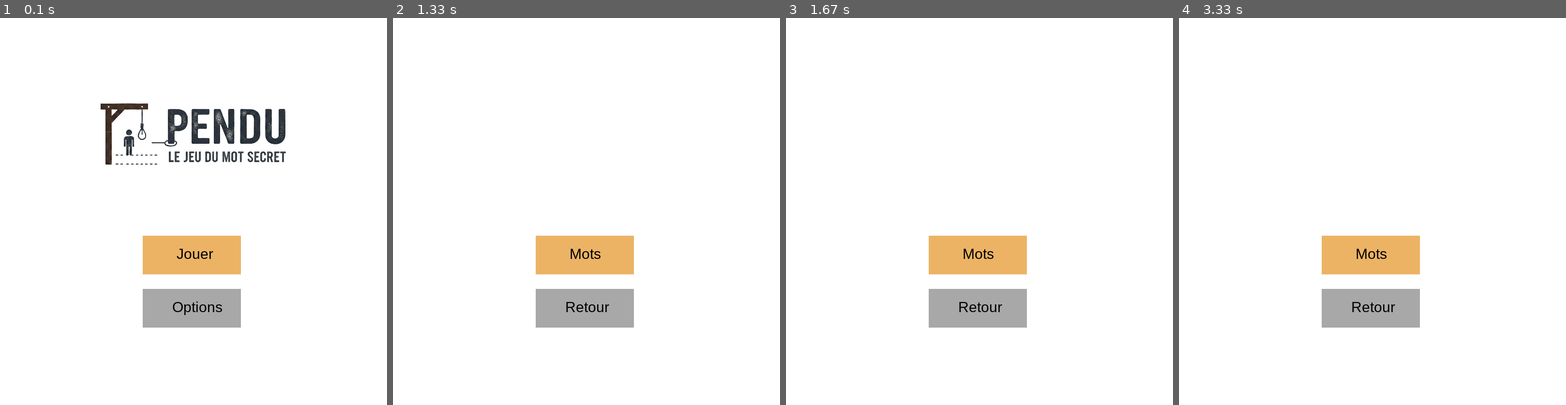
Above: before the commit, frames 1-4 (left to right).
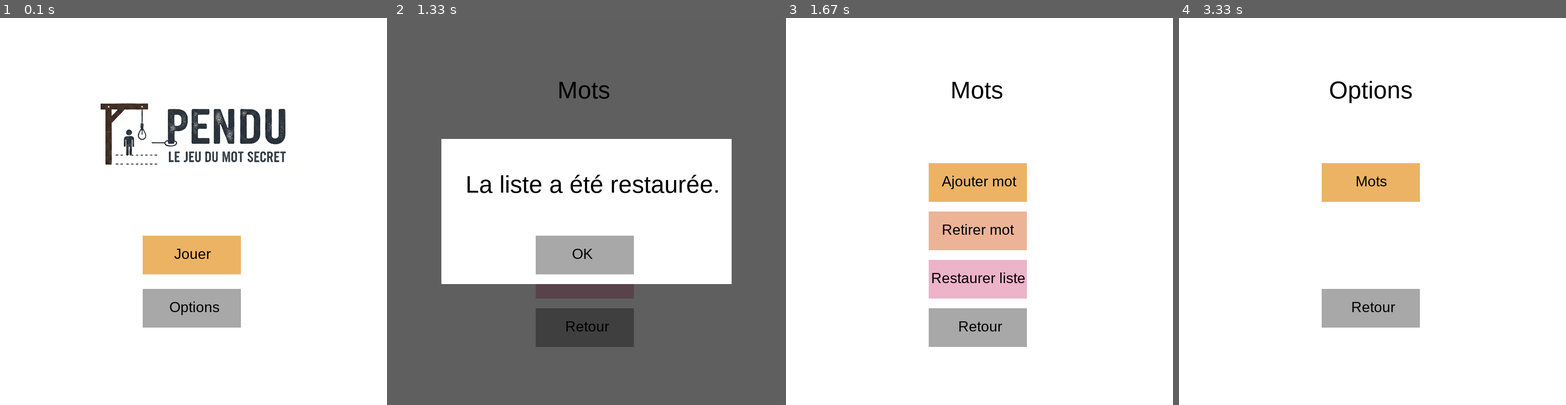
Above: after the commit, the same moments.

Repository: nicolas-riera/pendu
Game: pygame game, started from main.py
The game is run twice, just before and just after one commit, with the same random seed, the same clock (stepped at 60 frames per second) and the same inputs.
Inputs (mouse positions are in pixels of both pictures, inside the frame that each line leads up to):
- Up to frame 1 (0.1 s): no input
- Up to frame 2 (1.33 s): press the mouse at (586, 308) at 0.37 s; move the mouse to (590, 315) at 0.47 s; release the mouse at (598, 327) at 0.6 s; press the mouse at (586, 180) at 0.7 s; move the mouse to (516, 254) at 0.8 s; release the mouse at (451, 323) at 0.93 s; press the mouse at (586, 281) at 1.03 s; move the mouse to (617, 219) at 1.13 s; release the mouse at (648, 157) at 1.27 s
- Up to frame 3 (1.67 s): press the mouse at (979, 254) at 1.37 s; move the mouse to (964, 168) at 1.47 s; release the mouse at (948, 87) at 1.6 s
- Up to frame 4 (3.33 s): press the mouse at (1372, 327) at 1.7 s; move the mouse to (1298, 265) at 1.8 s; release the mouse at (1229, 199) at 1.93 s; press the mouse at (1372, 308) at 2.03 s; move the mouse to (1384, 331) at 2.13 s; release the mouse at (1399, 358) at 2.27 s; press the mouse at (1372, 308) at 2.37 s; move the mouse to (1310, 215) at 2.47 s; release the mouse at (1248, 126) at 2.6 s; press the mouse at (1372, 308) at 2.7 s; move the mouse to (1387, 230) at 2.8 s; release the mouse at (1411, 157) at 2.93 s; press the mouse at (1372, 308) at 3.03 s; move the mouse to (1333, 296) at 3.13 s; release the mouse at (1298, 281) at 3.27 s

The runs differ from the first frame. In frame 1, 0.3% of the frame differs, in the area x 43-58%, y 59-77%; in frame 2, 75%, in the area x 0-100%, y 0-100%; in frame 3, 10%; in frame 4, 5.4%.

Commit message:
feat(menu): added options menus buttons (add word, remove word, reset word list) and fully working reset list setting

Diff:
--- a/src/lib/menu.py
+++ b/src/lib/menu.py
@@ -36,12 +36,12 @@
         pygame.draw.rect(screen, (236, 179, 101), (295, 450, 203, 80))
         play_button = pygame.Rect((295, 450, 203, 80))
         play_button_text = my_fonts[0].render("Jouer", True, (0, 0, 0))
-        screen.blit(play_button_text, (365, 470))
+        screen.blit(play_button_text, (360, 470))
 
         pygame.draw.rect(screen, (168, 168, 168), (295, 560, 203, 80))
         option_button = pygame.Rect((295, 560, 203, 80))
         option_button_text = my_fonts[0].render("Options", True, (0, 0, 0))
-        screen.blit(option_button_text, (356, 580))
+        screen.blit(option_button_text, (350, 580))
 
         pygame.display.flip()
         clock.tick(60)
--- a/src/lib/options.py
+++ b/src/lib/options.py
@@ -3,8 +3,7 @@
 import os
 import pygame
 
-#from src.lib.words_mgt import *
-# read_words()->list add_word(word:str) reset_list() remove_word(word_index)
+from src.lib.words_mgt import *
 from src.lib.pygame_events import *
 
 # Variables
@@ -28,12 +27,14 @@
 
         screen.fill("white")
 
+        settings_title_button_text = my_fonts[1].render("Options", True, (0, 0, 0))
+        screen.blit(settings_title_button_text, (310, 120))
 
         # Draw.rect(surface, color, (x position, y position, x width, y width))
-        pygame.draw.rect(screen, (236, 179, 101), (295, 450, 203, 80))
-        words_button = pygame.Rect((295, 450, 203, 80))
+        pygame.draw.rect(screen, (236, 179, 101), (295, 300, 203, 80))
+        words_button = pygame.Rect((295, 300, 203, 80))
         words_button_text = my_fonts[0].render("Mots", True, (0, 0, 0))
-        screen.blit(words_button_text, (365, 470))
+        screen.blit(words_button_text, (365, 320))
 
         pygame.draw.rect(screen, (168, 168, 168), (295, 560, 203, 80))
         return_button = pygame.Rect((295, 560, 203, 80))
@@ -52,13 +53,120 @@
             if mouseclicked:
                 pygame.mouse.set_cursor(pygame.SYSTEM_CURSOR_ARROW)
                 if words_button.collidepoint(pygame.mouse.get_pos()):
-                    print("words")
-                    #words_menu(screen,clock,my_fonts)
-                else:
-                    print("return")
+                    words_menu(screen,clock,my_fonts)
+                elif return_button.collidepoint(pygame.mouse.get_pos()):
                     break
             else:
                 pygame.mouse.set_cursor(pygame.SYSTEM_CURSOR_HAND)
 
         else:
             pygame.mouse.set_cursor(pygame.SYSTEM_CURSOR_ARROW)
+
+def words_menu(screen, clock, my_fonts):
+
+    reset_popup = False
+
+    while True:
+
+        # pygame events
+
+        mouseclicked, echappressed = pygame_events()
+
+        # Rendering
+
+        screen.fill("white")
+
+        words_title_button_text = my_fonts[1].render("Mots", True, (0, 0, 0))
+        screen.blit(words_title_button_text, (340, 120))
+
+        # Draw.rect(surface, color, (x position, y position, x width, y width))
+        pygame.draw.rect(screen, (236, 179, 101), (295, 300, 203, 80))
+        add_word_button = pygame.Rect((295, 300, 203, 80))
+        add_word_button_text = my_fonts[0].render("Ajouter mot", True, (0, 0, 0))
+        screen.blit(add_word_button_text, (322, 320))
+
+        pygame.draw.rect(screen, (236, 179, 151), (295, 400, 203, 80))
+        remove_word_button = pygame.Rect((295, 400, 203, 80))
+        remove_word_button_text = my_fonts[0].render("Retirer mot", True, (0, 0, 0))
+        screen.blit(remove_word_button_text, (322, 420))
+
+        pygame.draw.rect(screen, (236, 179, 201), (295, 500, 203, 80))
+        reset_word_button = pygame.Rect((295, 500, 203, 80))
+        reset_word_button_text = my_fonts[0].render("Restaurer liste", True, (0, 0, 0))
+        screen.blit(reset_word_button_text, (300, 520))
+
+        pygame.draw.rect(screen, (168, 168, 168), (295, 600, 203, 80))
+        return_button = pygame.Rect((295, 600, 203, 80))
+        return_button_text = my_fonts[0].render("Retour", True, (0, 0, 0))
+        screen.blit(return_button_text, (356, 620))
+
+        # Logic
+
+        if echappressed:
+            break
+
+        if reset_popup:
+            reset_popup = reset_words_menu(screen, clock, my_fonts, mouseclicked)
+
+        else:
+            if add_word_button.collidepoint(pygame.mouse.get_pos()) or return_button.collidepoint(pygame.mouse.get_pos()) or add_word_button.collidepoint(pygame.mouse.get_pos()) or remove_word_button.collidepoint(pygame.mouse.get_pos()) or reset_word_button.collidepoint(pygame.mouse.get_pos()):
+                if mouseclicked:
+                    pygame.mouse.set_cursor(pygame.SYSTEM_CURSOR_ARROW)
+                    if add_word_button.collidepoint(pygame.mouse.get_pos()):
+                        print("words")
+                        #add_words_menu(screen, clock, my_fonts)
+                    elif return_button.collidepoint(pygame.mouse.get_pos()):
+                        print("return")
+                        break
+                    elif remove_word_button.collidepoint(pygame.mouse.get_pos()):
+                        print("remove")
+                        #remove_words_menu(screen, clock, my_fonts)
+                    elif reset_word_button.collidepoint(pygame.mouse.get_pos()):
+                        reset_words()
+                        reset_popup = True
+
+                else:
+                    pygame.mouse.set_cursor(pygame.SYSTEM_CURSOR_HAND)
+
+            else:
+                pygame.mouse.set_cursor(pygame.SYSTEM_CURSOR_ARROW)
+
+        pygame.display.flip()
+        clock.tick(60)
+
+
+def reset_words_menu(screen, clock, my_fonts, mouseclicked):
+
+    # Rendering
+
+    screen_fade = pygame.Surface((800, 800))
+    screen_fade.fill((0, 0, 0))
+    screen_fade.set_alpha(160)
+    screen.blit(screen_fade, (0, 0))
+
+    pygame.draw.rect(screen, (255, 255, 255), (100, 250, 600, 300))
+    reset_text_display = my_fonts[1].render("La liste a été restaurée.", True, (0, 0, 0))
+    screen.blit(reset_text_display, (150, 315))
+
+    pygame.draw.rect(screen, (168, 168, 168), (295, 450, 203, 80))
+    ok_button = pygame.Rect((295, 450, 203, 80))
+    ok_button_text = my_fonts[0].render("OK", True, (0, 0, 0))
+    screen.blit(ok_button_text, (370, 470))
+
+    pygame.display.flip()
+    clock.tick(60)
+
+    # Logic
+
+    if ok_button.collidepoint(pygame.mouse.get_pos()):
+        if mouseclicked:
+            pygame.mouse.set_cursor(pygame.SYSTEM_CURSOR_ARROW)
+            return False
+
+        else:
+            pygame.mouse.set_cursor(pygame.SYSTEM_CURSOR_HAND)
+
+    else:
+        pygame.mouse.set_cursor(pygame.SYSTEM_CURSOR_ARROW)
+
+    return True
--- a/src/words.txt
+++ b/src/words.txt
@@ -16,3 +16,18 @@
 papillon
 
 --user-
+montagne
+horloge
+parapluie
+etoile
+labyrinthe
+chocolat
+ocean
+dragon
+telephone
+jardin
+mystere
+satellite
+boussole
+tempete
+papillon
